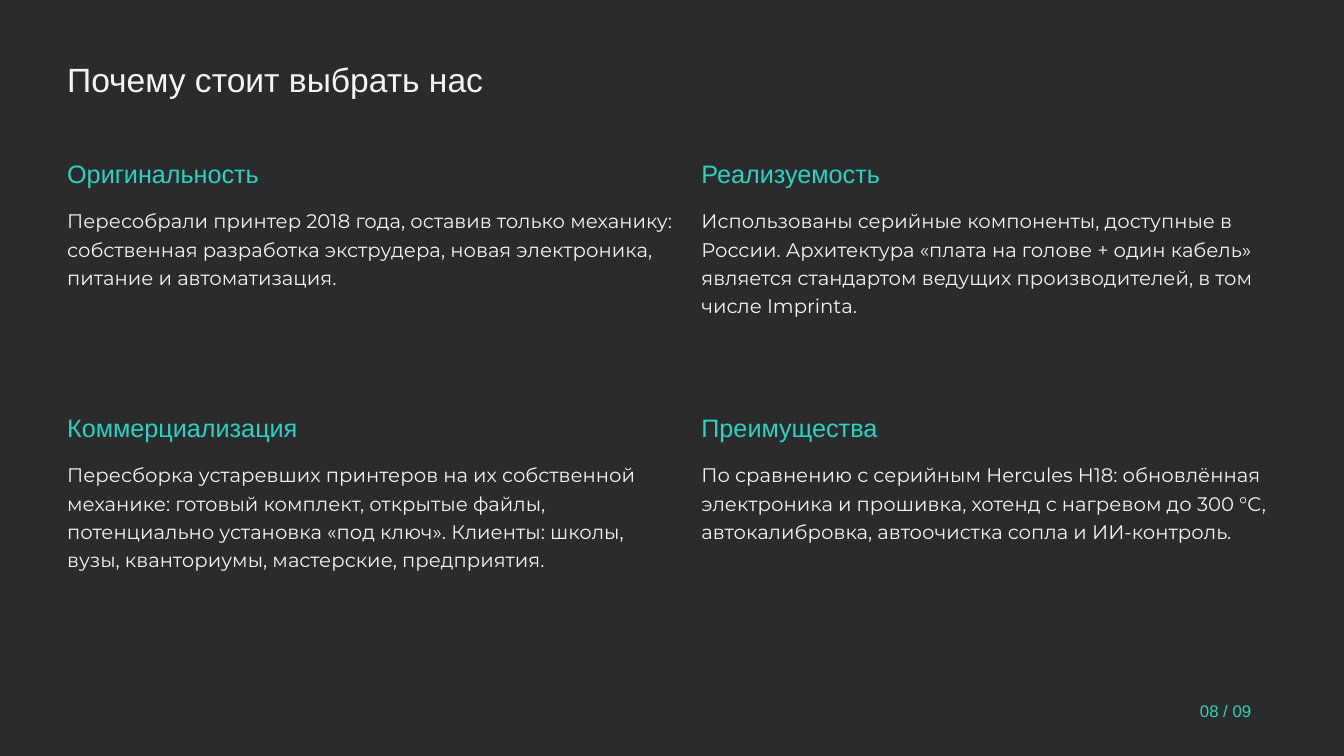
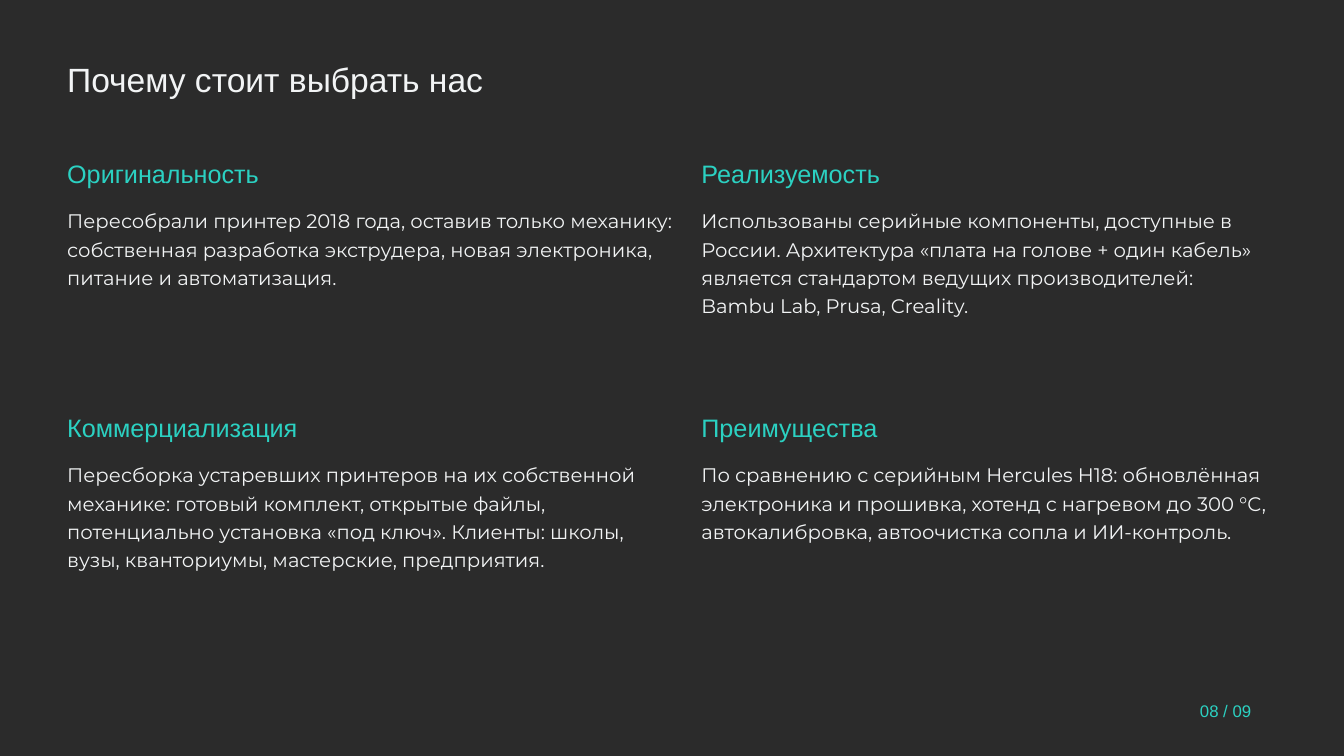
Before and after one commit to pmixay/3d-project, a slide deck: slide 8 of submission/Hefest_prezentaciya.pptx. Drawn at 1344x756 pixels with LibreOffice and Linux fonts; fonts in the diff are those of the drawing; background and template pictures are left out; a plain dark background stands for a picture behind light text. Boxes give left, top, right and bottom in pixels: in the first picture for what was removed or moved away, otherwise in the second. Text is boxed around its words. In the diff, an @@ line names an element or a change of style, - is before the commit and + after.

```diff
--- a/submission/Hefest_prezentaciya.pptx
+++ b/submission/Hefest_prezentaciya.pptx
@@ text at box(701, 213, 1251, 317): text changed @@
-Использованы серийные компоненты, доступные в России. Архитектура «плата на голове + один кабель» является стандартом ведущих производителей, в том числе Imprinta.
+Использованы серийные компоненты, доступные в России. Архитектура «плата на голове + один кабель» является стандартом ведущих производителей: Bambu Lab, Prusa, Creality.
```
Also in this commit, not shown: 2 other slides changed, 10 other files.
